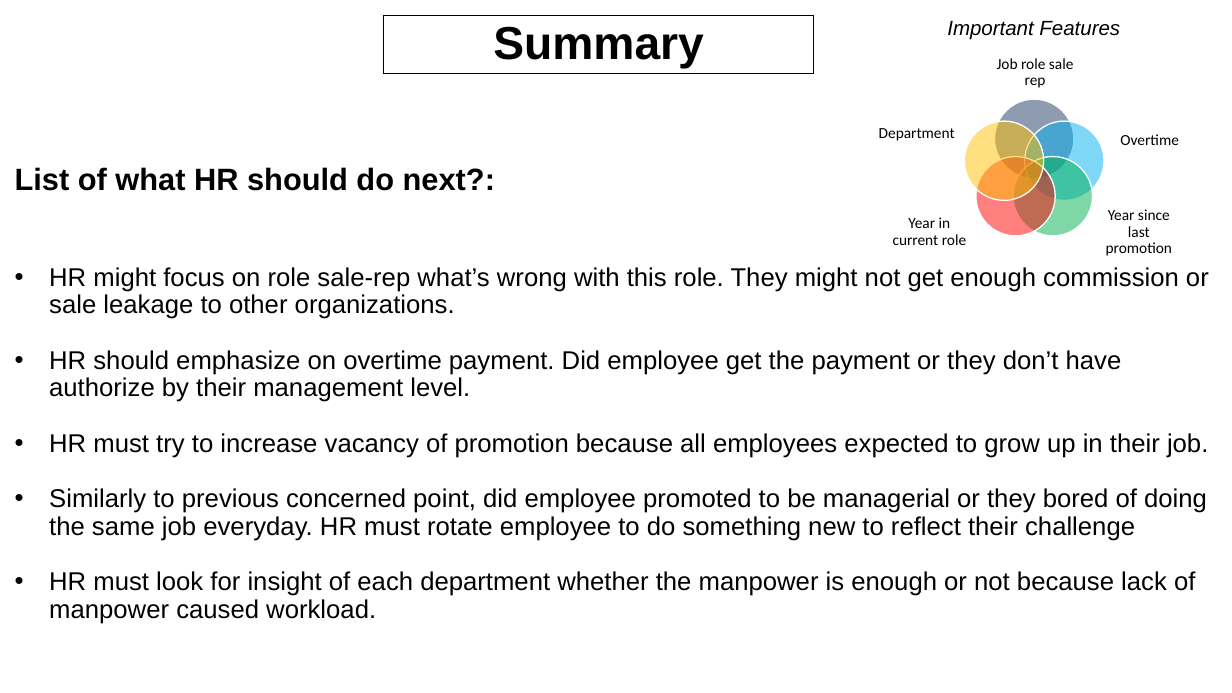
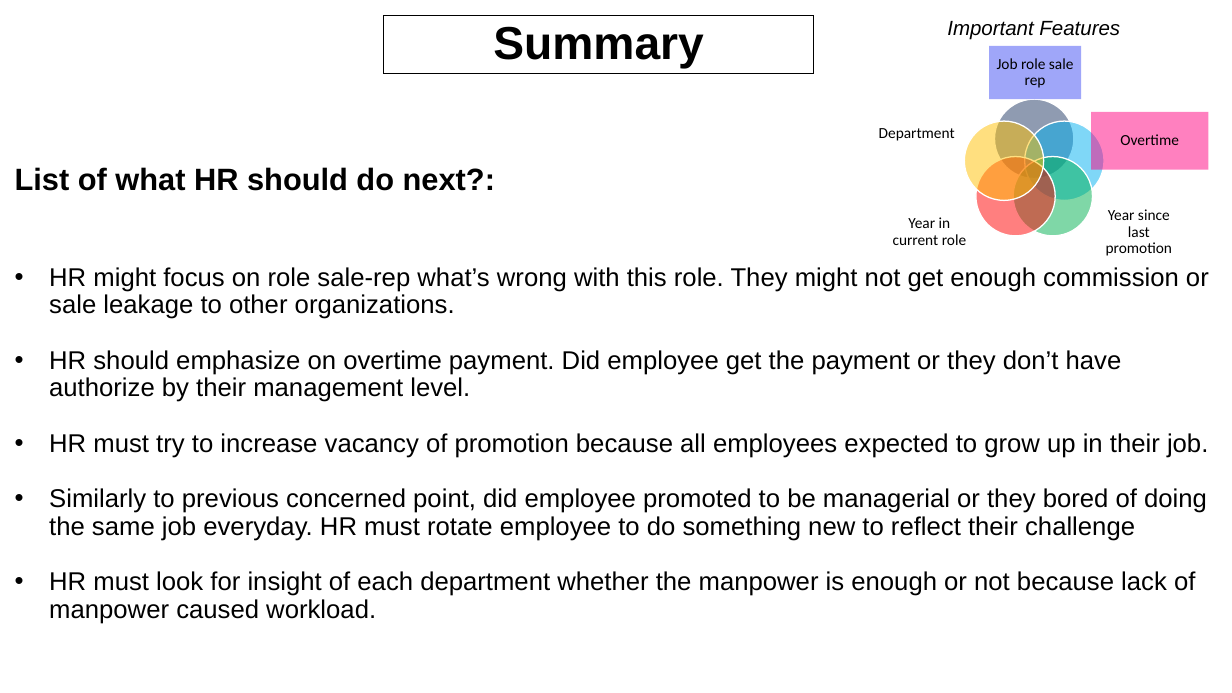
Before and after one commit to Panuvat-Dan/Machine_learning_study, a slide deck: slide 14 of Presentation_panuvat.pptx. Drawn at 1232x693 pixels with LibreOffice and Linux fonts; fonts in the diff are those of the drawing. Boxes give left, top, right and bottom in pixels: in the first picture for what was removed or moved away, otherwise in the second. Text is boxed around its words. In the diff, an @@ line names an element or a change of style, - is before the commit and + after.

```diff
--- a/Presentation_panuvat.pptx
+++ b/Presentation_panuvat.pptx
@@ rectangle added at [989,46,1081,100], fill #414FF4 at 50% opacity @@
@@ rectangle added at [1092,112,1209,170], fill #FF0280 at 50% opacity @@
```
Also in this commit, not shown: 1 other slide changed.
